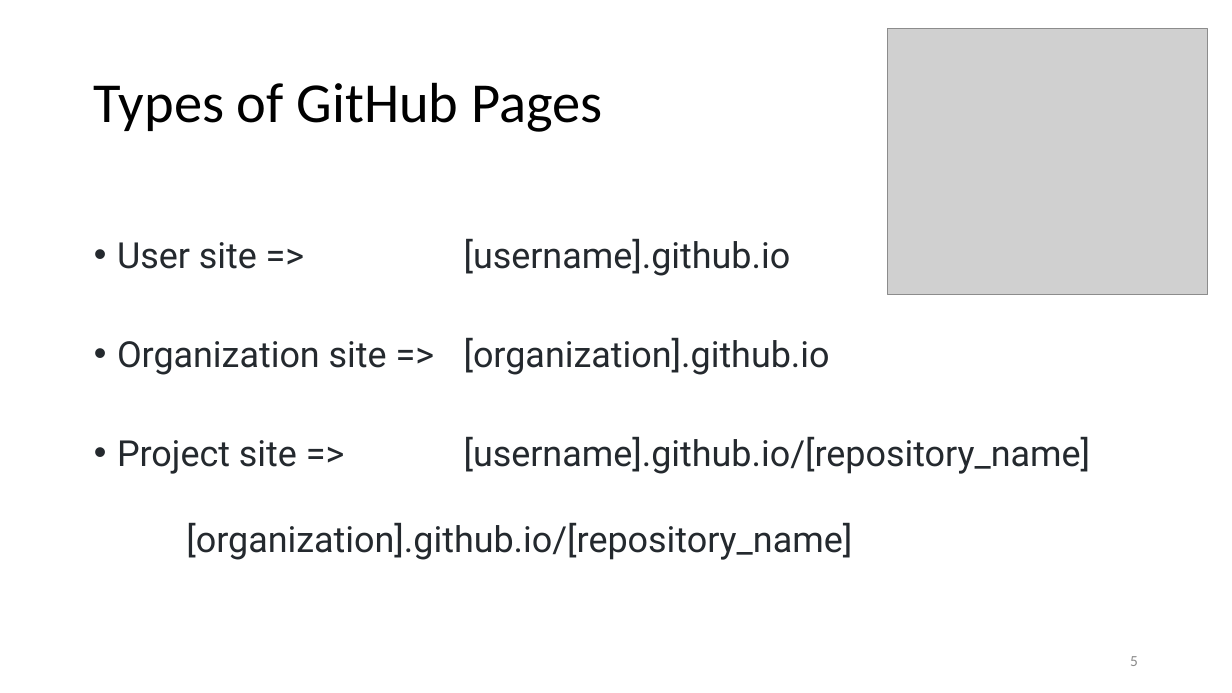
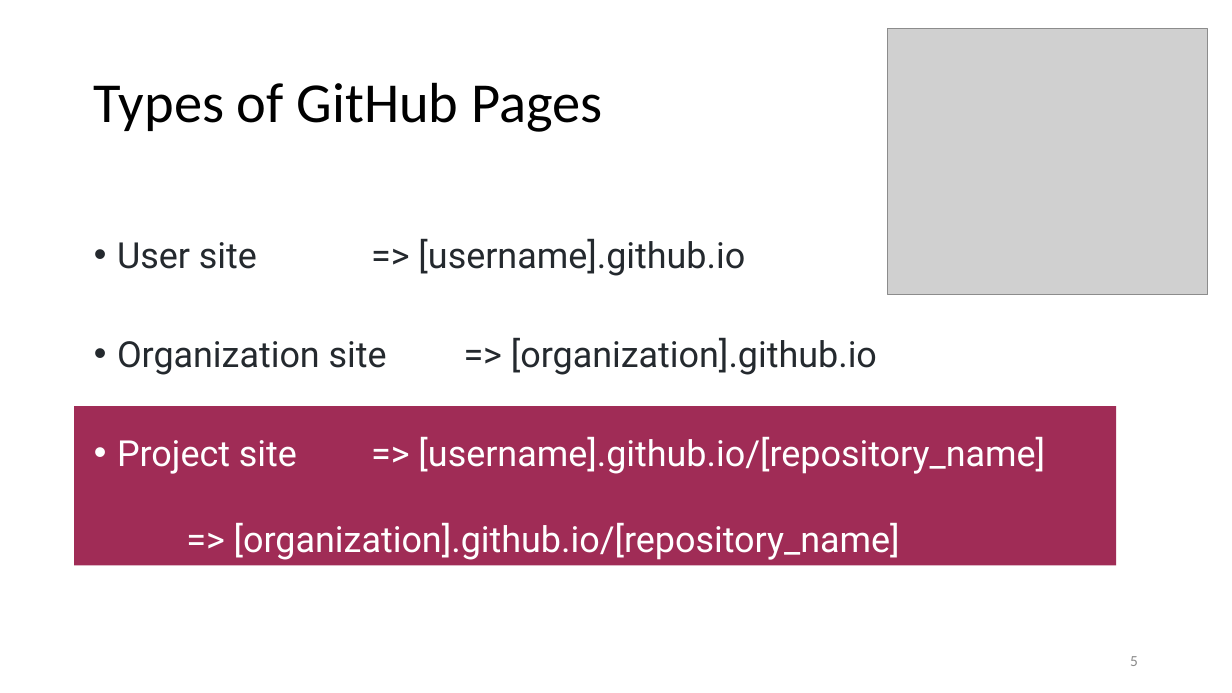
Before and after one commit to Swimburger/presentations, a slide deck: slide 5 of Deploying Blazor WebAssembly to GitHub Pages.pptx. Drawn at 1232x693 pixels with LibreOffice and Linux fonts; fonts in the diff are those of the drawing; grey boxes stand for pictures. Boxes give left, top, right and bottom in pixels: in the first picture for what was removed or moved away, otherwise in the second. Text is boxed around its words. In the diff, an @@ line names an element or a change of style, - is before the commit and + after.

Commit message:
Update ppt

```diff
--- a/Deploying Blazor WebAssembly to GitHub Pages.pptx
+++ b/Deploying Blazor WebAssembly to GitHub Pages.pptx
@@ rectangle added at (x1=74, y1=406, x2=1116, y2=565), fill #A02C56 @@
@@ text at (x1=234, y1=436, x2=1045, y2=560): text changed; text colour #24292E to #FFFFFF @@
-• Project site => [username].github.io/[repository_name] [organization].github.io/[repository_name]
+• Project site => [username].github.io/[repository_name] => [organization].github.io/[repository_name]
```
Also in this commit, not shown: 2 other slides changed.
